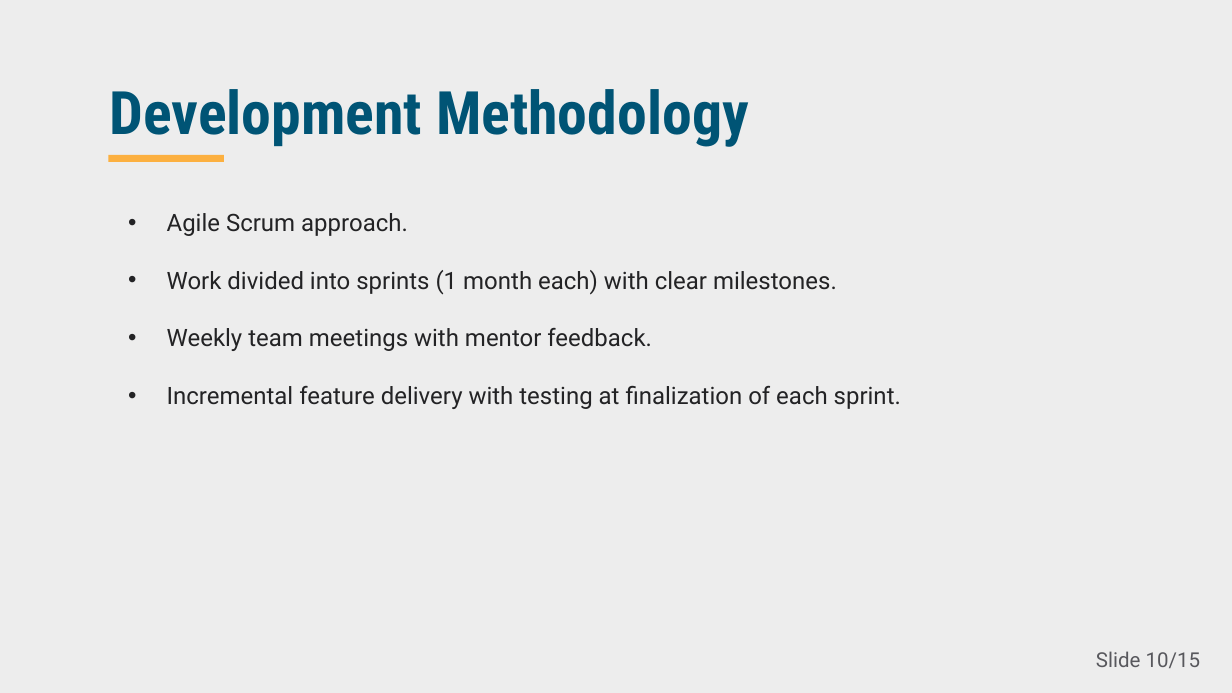
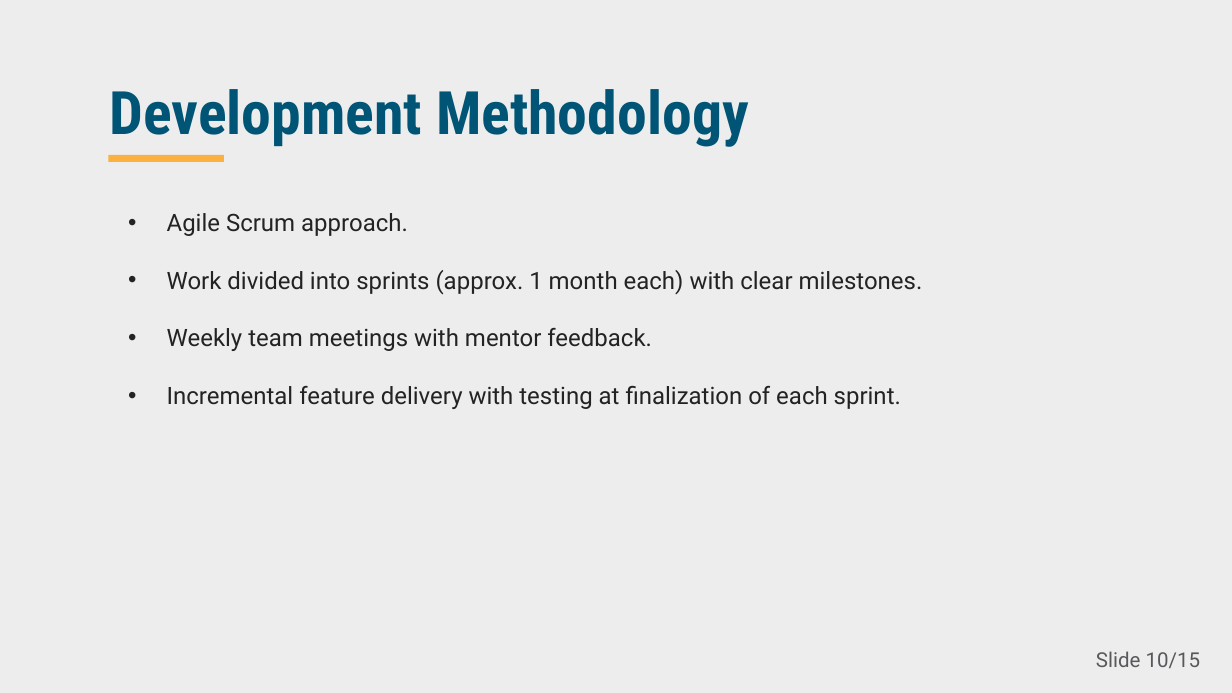
Before and after one commit to JeedaKotob/courseGenie, a slide deck: slide 10 of Deliverable2/Deliverable2_PPT_CourseGenie+.pptx. Drawn at 1232x693 pixels with LibreOffice and Linux fonts; fonts in the diff are those of the drawing; background and template pictures are left out. Boxes give left, top, right and bottom in pixels: in the first picture for what was removed or moved away, otherwise in the second. Text is boxed around its words. In the diff, an @@ line names an element or a change of style, - is before the commit and + after.

```diff
--- a/Deliverable2/Deliverable2_PPT_CourseGenie+.pptx
+++ b/Deliverable2/Deliverable2_PPT_CourseGenie+.pptx
@@ text at <box>167,270,923,295</box>: text changed @@
-• Work divided into sprints (1 month each) with clear milestones.
+• Work divided into sprints (approx. 1 month each) with clear milestones.
```
Also in this commit, not shown: 4 other slides changed, 1 other file.
